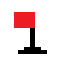
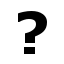
Layered file, before and after one edit (64 x 64). Changes by layer:
renamed "Pasted Layer #1" to "flag", hid it over [14, 12, 47, 54]
added layer "question mark" above "1" over [18, 11, 47, 54]
